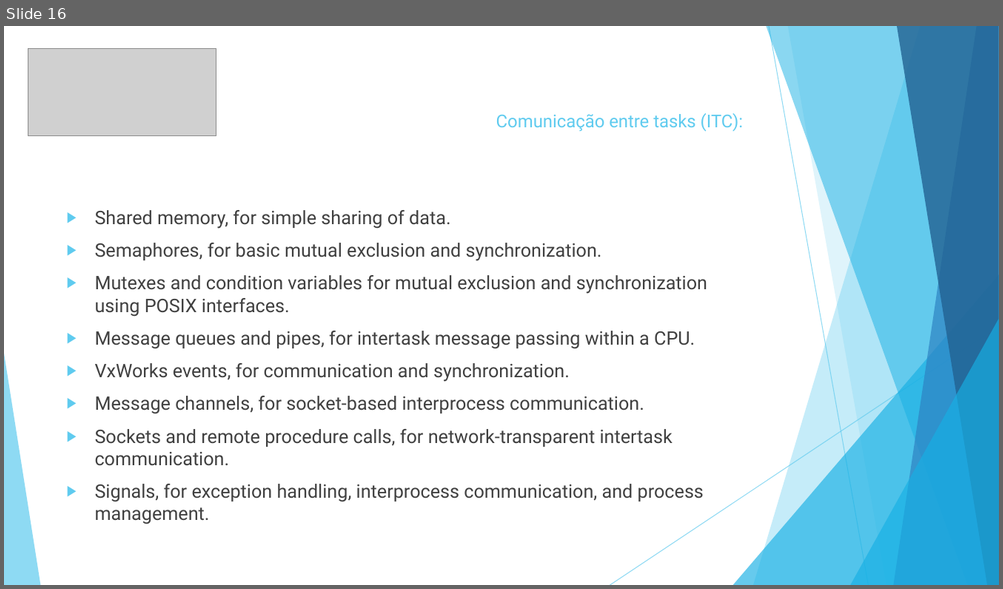
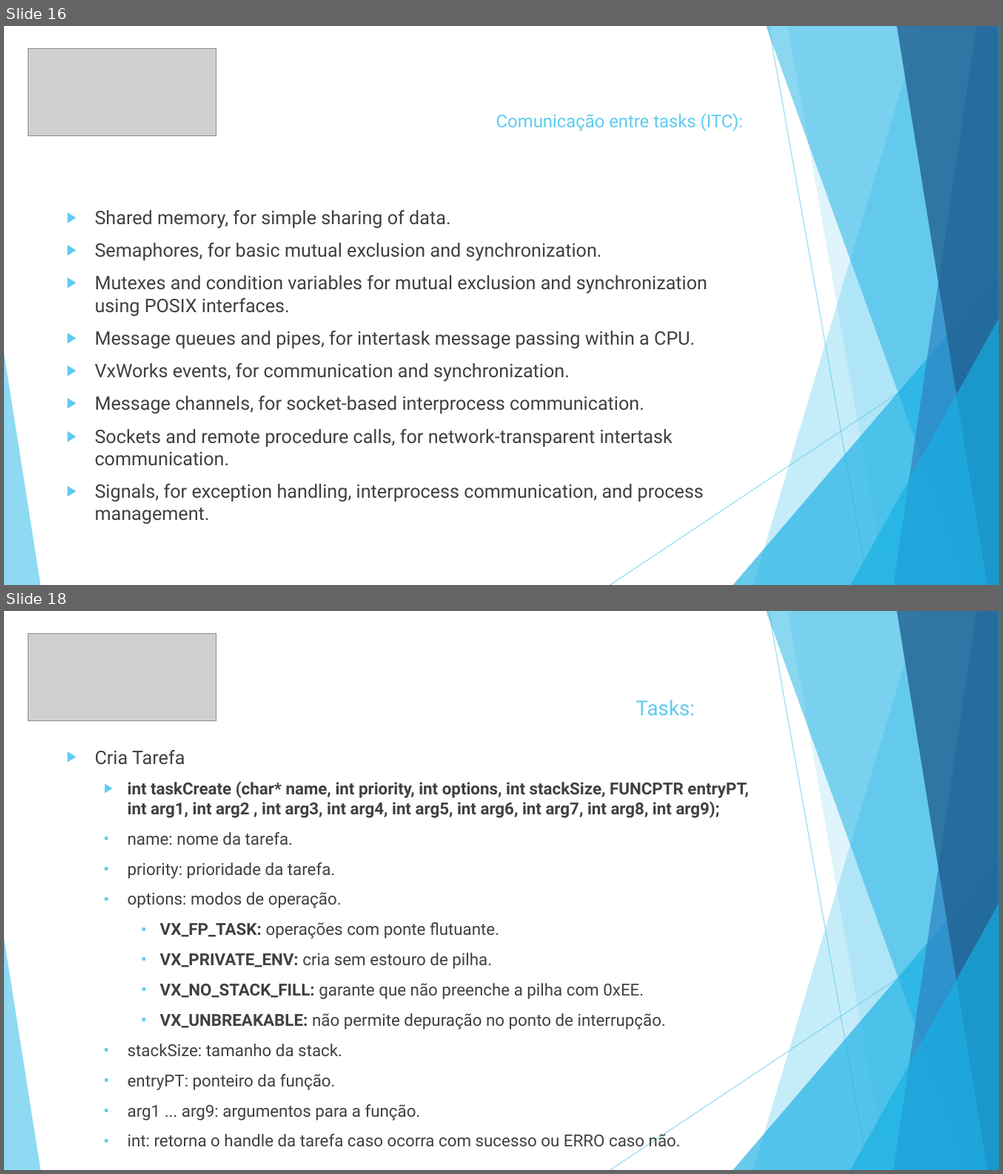
Before and after one commit to gfranzotti/seminarioVxWorks, a slide deck: Seminário VxWorks.pptx. Shown one above the other, each under a label of ours: slide 16 before the commit, slides 16 and 18 after it; the slides between them are not shown. The pictures are 1003x589 and 1003x1174 pixels, drawn with LibreOffice and Linux fonts; fonts in the diff are those of the drawing; grey boxes stand for pictures. Boxes give left, top, right and bottom in pixels: in the first picture for what was removed or moved away, otherwise in the second. Text is boxed around its words. In the diff, an @@ line names an element or a change of style, - is before the commit and + after.

```diff
--- a/Seminário VxWorks.pptx
+++ b/Seminário VxWorks.pptx
@@ slide 18 added at (4,611,999,1170), background #FFFFFF; not listed: 10 template elements that a slide beside it also shows @@
@@ picture added at (28,633,216,721) @@
@@ text added at (636,700,694,716), 19.8 pt, text #5FCBEF @@
+Tasks:
@@ text added at (95,750,748,1152), 16 pt, text #404040 @@
+▶ Cria Tarefa
+  ▶ int taskCreate (char* name, int priority, int options, int stackSize, FUNCPTR entryPT, int arg1, int arg2 , int arg3, int arg4, int arg5, int arg6, int arg7, int arg8, int arg9);
+  ▪ name: nome da tarefa.
+  ▪ priority: prioridade da tarefa.
+  ▪ options: modos de operação.
+    ▪ VX_FP_TASK: operações com ponte flutuante.
+    ▪ VX_PRIVATE_ENV: cria sem estouro de pilha.
+    ▪ VX_NO_STACK_FILL: garante que não preenche a pilha com 0xEE.
+    ▪ VX_UNBREAKABLE: não permite depuração no ponto de interrupção.
+  ▪ stackSize: tamanho da stack.
+  ▪ entryPT: ponteiro da função.
+  ▪ arg1 ... arg9: argumentos para a função.
+  ▪ int: retorna o handle da tarefa caso ocorra com sucesso ou ERRO caso não.
```
Also in this commit, not shown: 15 other slides added.
